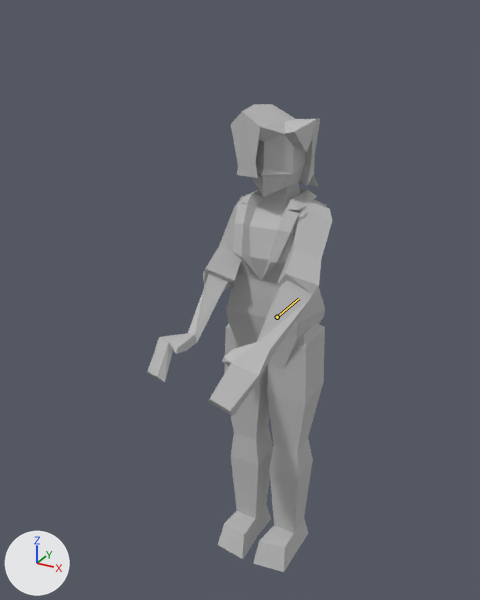
A saved change to the glTF model Assets/Models/Character Models/Carmen/Carmen Model.glb.
The view is the same before and after, from a 50 mm lens placed at (13.2, -27.7, 23.4), pointed at (-0.7, -2.4, 10.8). The lights are fixed; the arrows at lower left show +X, +Y and +Z. The older version comes first. Both versions are drawn at frame 36 of the action 'SittingUpper'; the numbers are the values there. The bones that change are drawn over the model as lines.
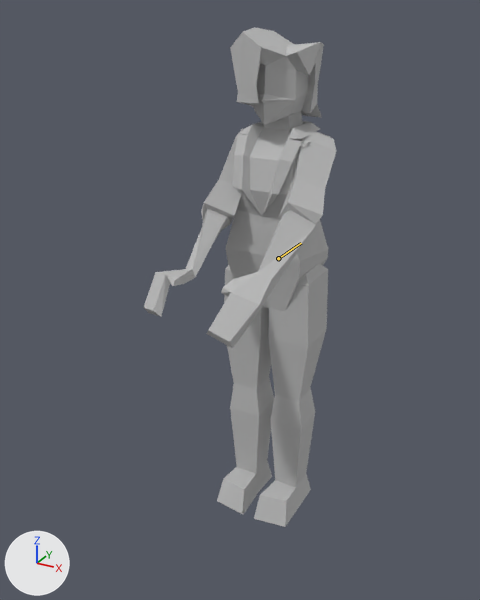
Location of each change, (x1, y1, x2, y2) in pixels of the pictures (480 x 600 px):
'Mesh_1', posed (7% taller): before (226, 182, 327, 369); after (226, 111, 330, 311)
'Mesh_3', posed: before (208, 200, 333, 416); after (206, 130, 337, 348)
'Mesh_5', posed: before (253, 323, 325, 572); after (254, 264, 328, 527)
'Mesh_0', posed: before (231, 104, 320, 197); after (230, 27, 324, 125)
'Mesh_4', posed (6% taller): before (218, 324, 273, 559); after (217, 265, 274, 515)
'Mesh_2', posed: before (148, 196, 244, 382); after (144, 128, 244, 317)
bone 'LowerTorso', root to tip: before (277, 317) to (299, 298); after (278, 258) to (301, 243)

What changed in the scene script:
```text
Change bone_lowertorso:
    where bone_lowertorso = bpy.data.objects['Torso'].pose.bones['LowerTorso']  # child of 'Node_29'
    bone_lowertorso.location: (0.0, 0.0, -4.75) -> (0.0, 0.0, -1.58)
```
